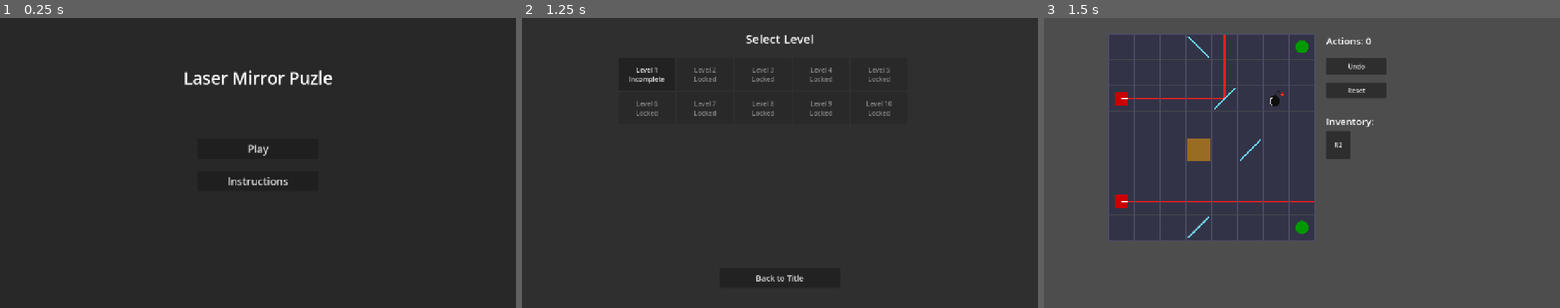
Above: before the commit, frames 1-3 (left to right).
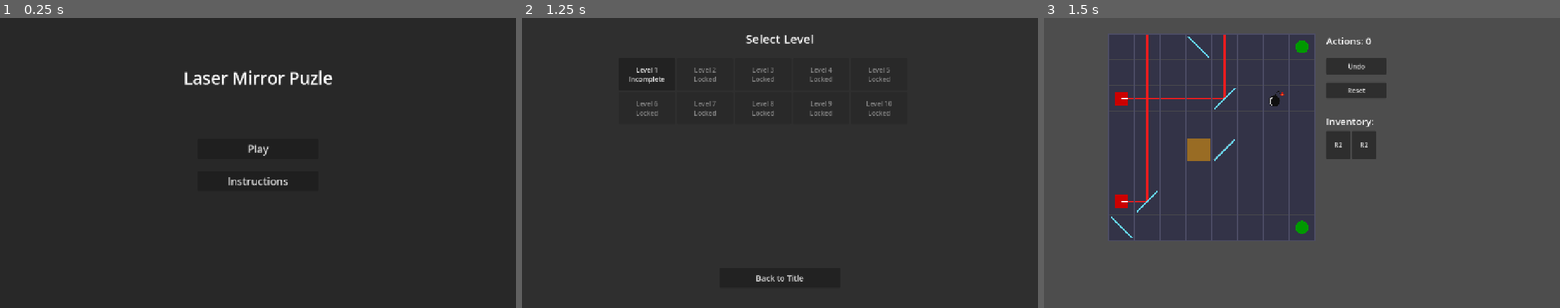
Above: after the commit, the same moments.

Repository: Tortiz-CSUF/laser-mirror-puzzle
Game: Godot game, scene res://Scenes/title_screen.tscn
The game is run twice, just before and just after one commit, with the same random seed, the same clock (stepped at 60 frames per second) and the same inputs.
Inputs:
- Up to frame 1 (0.25 s): no input
- Up to frame 2 (1.25 s): click "Play" at 0.5 s
- Up to frame 3 (1.5 s): click "Level 1 Incomplete" at 1.25 s

Frames 1-2 are identical in both runs. In frame 3, 1.0% of the frame differs, in the area x 13-65%, y 5-76%.

Commit message:
laser-mirror-puzzle-Interim_9

Diff:
--- a/Scripts/LevelData.gd
+++ b/Scripts/LevelData.gd
@@ -66,8 +66,9 @@
 			{"x": 0, "y": 2, "type": "LASER", "laser_dir": "RIGHT", "color_index": 1},
 			{"x": 4, "y": 2, "type": "MIRROR_ROTATE_DOUBLE", "mirror_dir": "NW", "double_sided": true},
 			{"x": 3, "y": 0, "type": "MIRROR_SLIDE_H", "mirror_dir": "NE", "double_sided": true, "slide_axis": "h", "slide_min": 1, "slide_max": 5},
-			{"x": 5, "y": 4, "type": "MIRROR_SLIDE_V", "mirror_dir": "NW", "double_sided": true, "slide_axis": "v", "slide_min": 3, "slide_max": 7},
-			{"x": 3, "y": 7, "type": "MIRROR_ROTATE_SINGLE", "mirror_dir": "NW", "double_sided": false},
+			{"x": 0, "y": 7, "type": "MIRROR_SLIDE_H", "mirror_dir": "NE", "double_sided": true, "slide_axis": "h", "slide_min": 1, "slide_max": 5},
+			{"x": 4, "y": 4, "type": "MIRROR_ROTATE_SINGLE", "mirror_dir": "NW", "double_sided": false},
+			{"x": 1, "y": 6, "type": "MIRROR_ROTATE_DOUBLE", "mirror_dir": "NW", "double_sided": true},
 			{"x": 3, "y": 4, "type": "HAZARD"},
 			{"x": 6, "y": 2, "type": "BOMB"},
 			{"x": 7, "y": 7, "type": "GOAL", "color_index": 1},
@@ -77,6 +78,7 @@
 		],
 		"inventory": [
 			{"type": "MIRROR_ROTATE_DOUBLE", "mirror_dir": "NE", "double_sided": true},
+			{"type": "MIRROR_ROTATE_DOUBLE", "mirror_dir": "NW", "double_sided": true},
 		]
 	},
 
